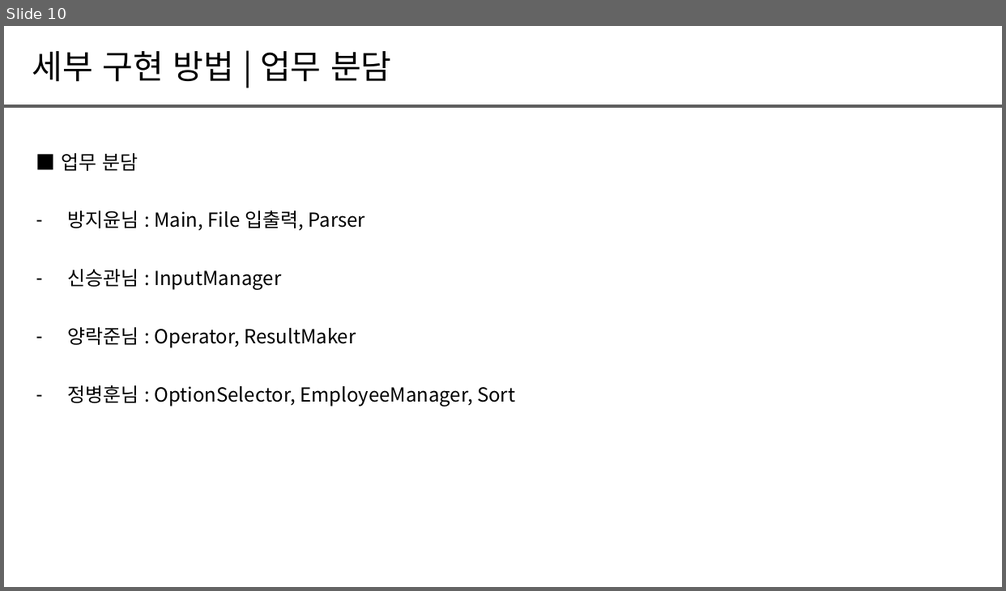
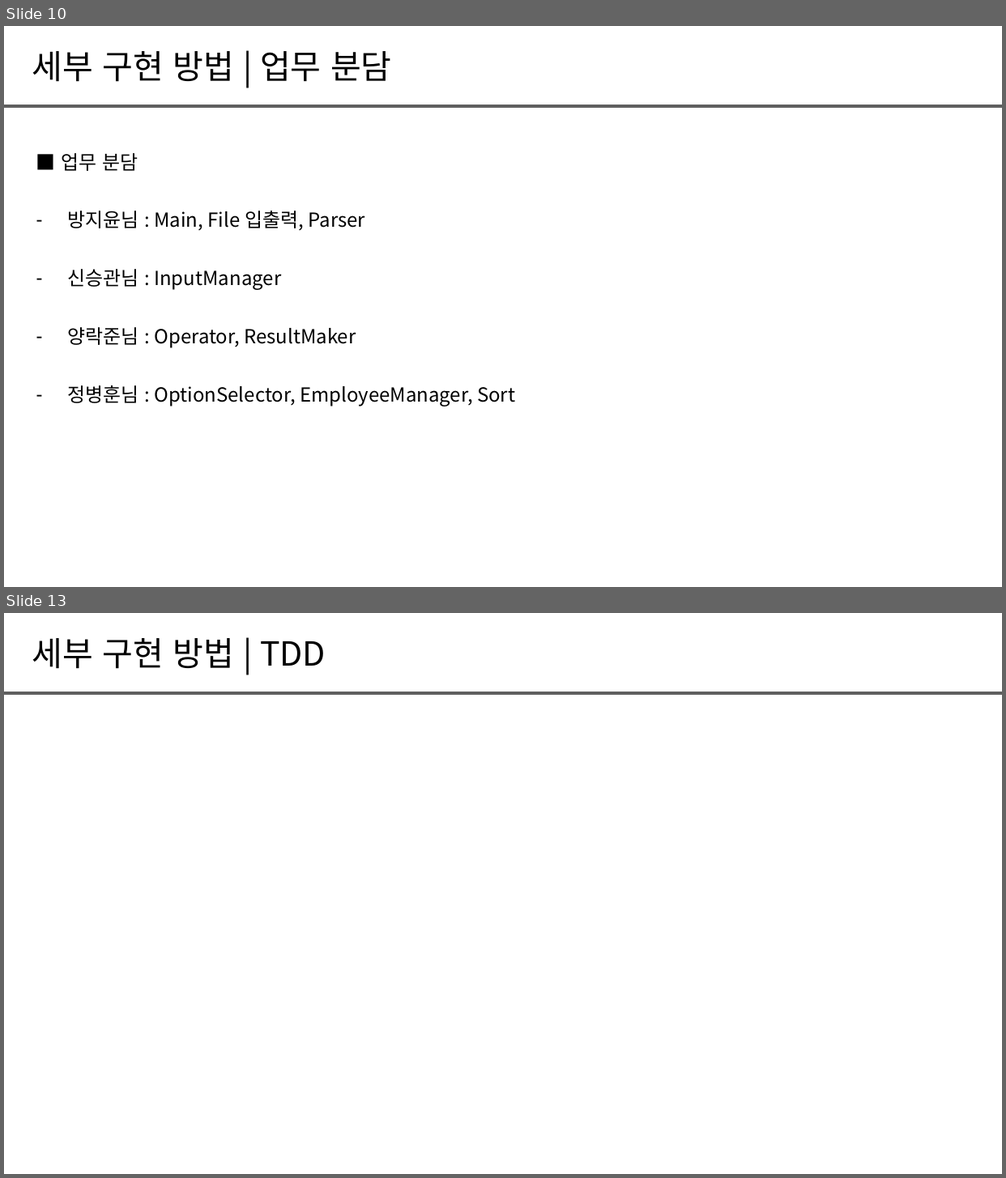
Before and after one commit to Rakjunyang/BeautifulCode, a slide deck: 팀프로젝트＿발표양식_B조.pptx. Shown one above the other, each under a label of ours: slide 10 before the commit, slides 10 and 13 after it; the slides between them are not shown. The pictures are 1006x591 and 1006x1178 pixels, drawn with LibreOffice and Linux fonts; fonts in the diff are those of the drawing. Boxes give left, top, right and bottom in pixels: in the first picture for what was removed or moved away, otherwise in the second. Text is boxed around its words. In the diff, an @@ line names an element or a change of style, - is before the commit and + after.

```diff
--- a/팀프로젝트＿발표양식_B조.pptx
+++ b/팀프로젝트＿발표양식_B조.pptx
@@ slide 13 added at bbox=[4, 613, 1002, 1174], background #FFFFFF @@
@@ text added at bbox=[32, 638, 326, 669], 24 pt, text #000000 @@
+세부 구현 방법 | TDD
@@ line added from (4, 693) to (1002, 693), #5F5F5F 2 pt @@
```
Also in this commit, not shown: 1 slide changed, 12 other slides added.
